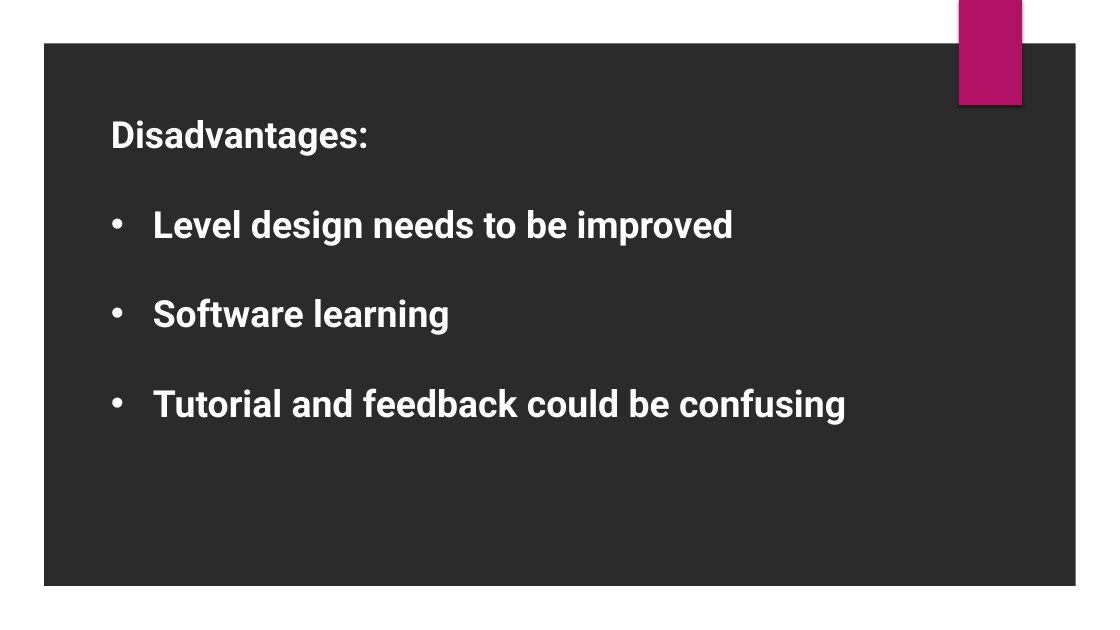
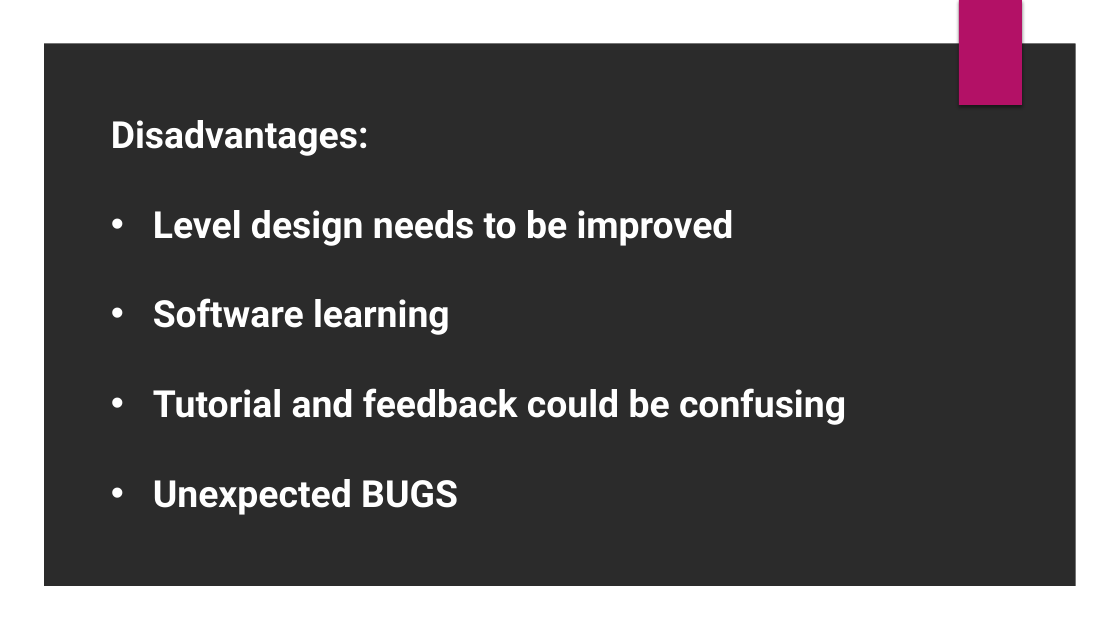
Before and after one commit to DarkPhantomEx/GeoDash, a slide deck: slide 3 of postmortem.pptx. Drawn at 1120x630 pixels with LibreOffice and Linux fonts; fonts in the diff are those of the drawing; background and template pictures are left out; a plain dark background stands for a picture behind light text. Boxes give left, top, right and bottom in pixels: in the first picture for what was removed or moved away, otherwise in the second. Text is boxed around its words. In the diff, an @@ line names an element or a change of style, - is before the commit and + after.

```diff
--- a/postmortem.pptx
+++ b/postmortem.pptx
@@ text at box(153, 479, 458, 515): paragraph added @@
+• Unexpected BUGS
```
